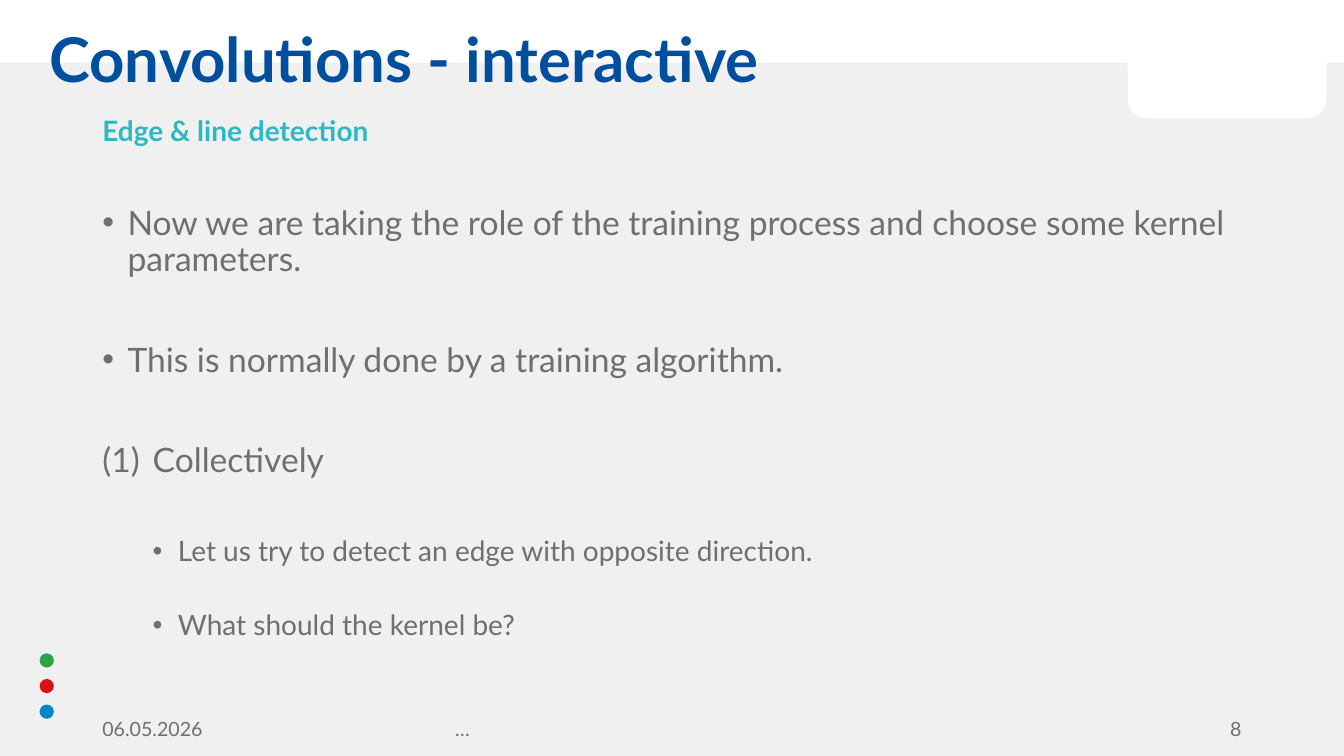
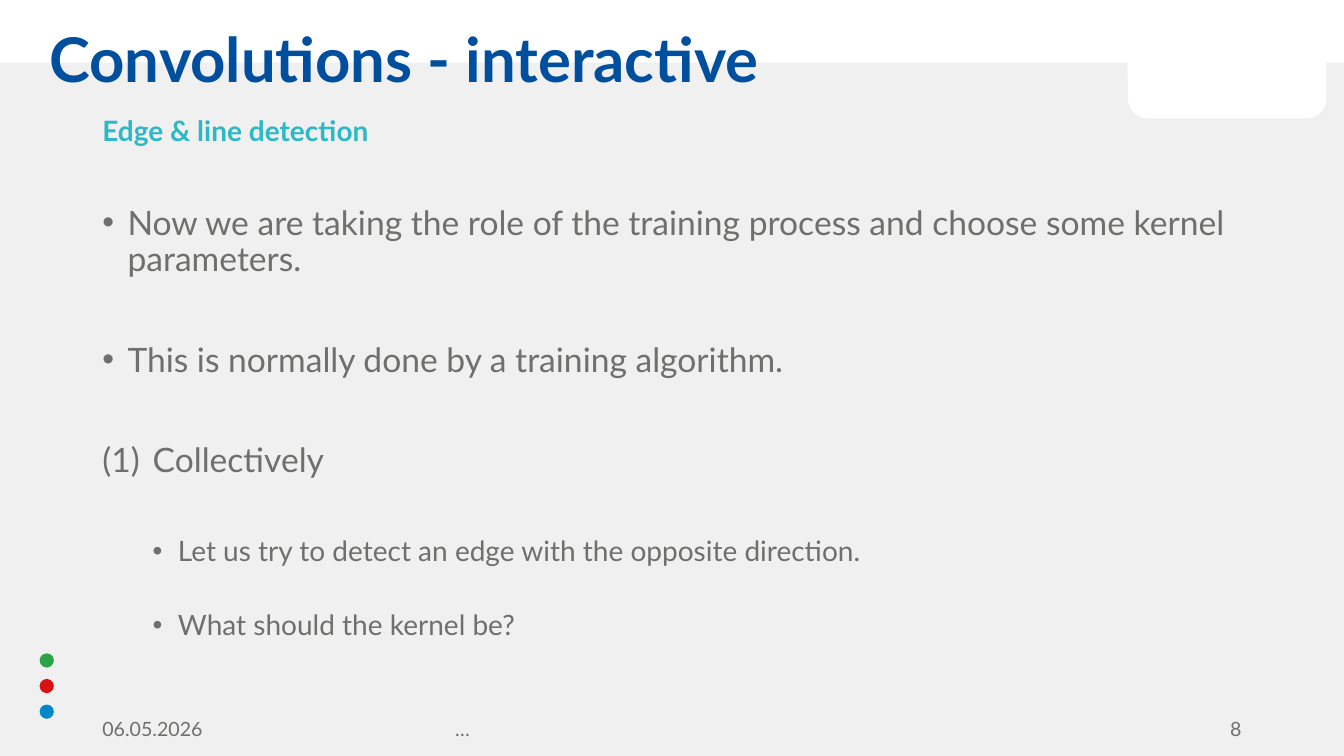
Before and after one commit to KenoPecht-Public/Neural-Networks-an-exemplary-introduction, a slide deck: slide 8 of Presentation.pptx. Drawn at 1344x756 pixels with LibreOffice and Linux fonts; fonts in the diff are those of the drawing; background and template pictures are left out. Boxes give left, top, right and bottom in pixels: in the first picture for what was removed or moved away, otherwise in the second. Text is boxed around its words. In the diff, an @@ line names an element or a change of style, - is before the commit and + after.

```diff
--- a/Presentation.pptx
+++ b/Presentation.pptx
@@ text at box(178, 540, 861, 566): text changed @@
-  • Let us try to detect an edge with opposite direction.
+  • Let us try to detect an edge with the opposite direction.
```
Also in this commit, not shown: 5 other slides changed.
